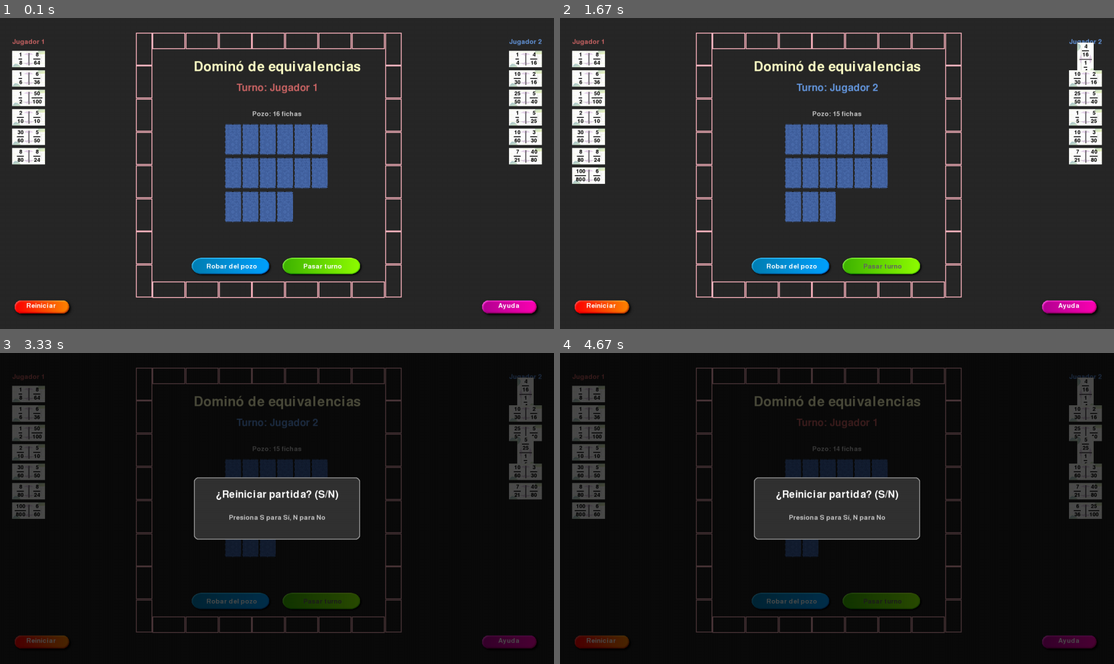
Above: before the commit, frames 1-4 (two rows, left to right).
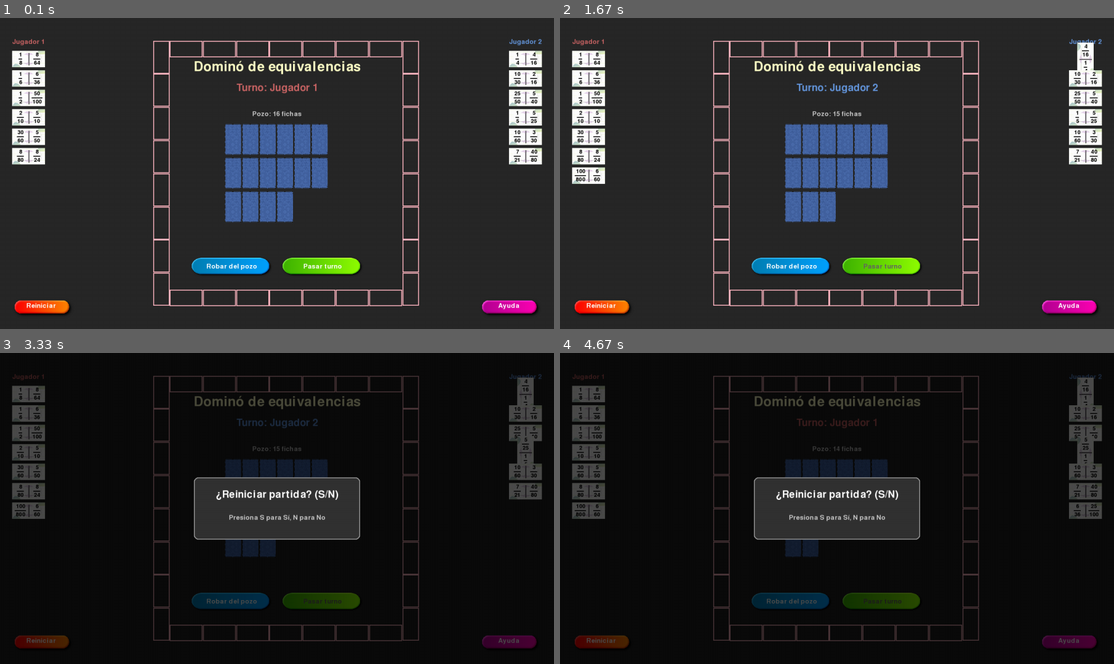
Above: after the commit, the same moments.

Repository: ernelopez/domino4
Game: pygame game, started from main.py
Same seed, same stepped clock (60 frames per second), same inputs: the game is played once before the commit and once after it.
Inputs (mouse positions are in pixels of both pictures, inside the frame that each line leads up to):
- Up to frame 1 (0.1 s): no input
- Up to frame 2 (1.67 s): press the mouse at (587, 77) at 0.37 s; move the mouse to (698, 83) at 0.47 s; release the mouse at (814, 89) at 0.6 s; press the mouse at (792, 266) at 0.7 s; move the mouse to (837, 251) at 0.8 s; release the mouse at (875, 238) at 0.93 s; click "Pasar turno" at 1.05 s; click "1" at 1.38 s
- Up to frame 3 (3.33 s): press the mouse at (509, 642) at 1.7 s; move the mouse to (299, 611) at 1.8 s; release the mouse at (88, 580) at 1.93 s; click "Reiniciar" at 2.05 s; click "1" at 2.38 s; press the mouse at (509, 642) at 3.2 s; move the mouse to (299, 530) at 3.3 s
- Up to frame 4 (4.67 s): release the mouse at (643, 415) at 3.43 s; click (803, 604) at 3.55 s; press the mouse at (881, 601) at 4.37 s; move the mouse to (853, 583) at 4.47 s; release the mouse at (831, 561) at 4.6 s

The runs differ from the first frame. In frame 1, 4.2% of the frame differs, in the area x 24-76%, y 4-93%; in frame 2, 4.2%; in frame 3, 3.1%; in frame 4, 3.1%.

Commit message:
centrado

Diff:
--- a/main.py
+++ b/main.py
@@ -122,6 +122,8 @@
         # Crear botones
         self.crear_botones()
 
+
+
     def recalcular_tamanos(self):
         """Recalcula todos los tamaños según la resolución actual"""
         BASE_ANCHO = 1200
@@ -207,6 +209,45 @@
 
     def calcular_offset_tablero(self):
         """Calcula el offset para centrar el tablero en la pantalla"""
+        # Offset fijo para centrar visualmente
+        # Si el tablero está corrido 50 píxeles a la izquierda, sumamos 50 al offset
+        # Ajustá este valor hasta que quede centrado
+
+        # Calculamos el offset base con el centro geométrico
+        min_x = float('inf')
+        max_x = float('-inf')
+        min_y = float('inf')
+        max_y = float('-inf')
+
+        for casilla in self.partida.tablero.casillas:
+            if casilla.x < min_x:
+                min_x = casilla.x
+            if casilla.x + LARGO_FICHA > max_x:
+                max_x = casilla.x + LARGO_FICHA
+            if casilla.y < min_y:
+                min_y = casilla.y
+            if casilla.y + ANCHO_FICHA > max_y:
+                max_y = casilla.y + ANCHO_FICHA
+
+        centro_x = (min_x + max_x) // 2
+        centro_y = (min_y + max_y) // 2
+
+        # Offset base
+        base_offset_x = self.ancho_pantalla // 2 - int(centro_x * self.escala)
+        base_offset_y = self.alto_pantalla // 2 - int(centro_y * self.escala)
+
+        # Ajuste manual (cambiá estos valores hasta que quede centrado)
+        ajuste_x = 40   # <--- Probá con 20, 40, 60, -20, -40
+        ajuste_y = 0
+
+        self.offset_tablero_x = base_offset_x + ajuste_x
+        self.offset_tablero_y = base_offset_y + ajuste_y
+
+        print(f"base_offset_x={base_offset_x}, ajuste_x={ajuste_x}, offset_x={self.offset_tablero_x}")
+
+    '''
+    def calcular_offset_tablero(self):
+        """Calcula el offset para centrar el tablero en la pantalla"""
         min_x = float('inf')
         max_x = float('-inf')
         min_y = float('inf')
@@ -231,6 +272,19 @@
         self.offset_tablero_x = self.ancho_pantalla // 2 - int(centro_tablero_x * self.escala)
         self.offset_tablero_y = self.alto_pantalla // 2 - int(centro_tablero_y * self.escala)
 
+        #============================================
+        # DEBUG - Agregar estos prints
+        # ============================================
+        print(f"min_x={min_x}, max_x={max_x}, centro_tablero_x={centro_tablero_x}")
+        print(f"ancho_pantalla={self.ancho_pantalla}, centro_pantalla={self.ancho_pantalla // 2}")
+        print(f"escala={self.escala}")
+
+        self.offset_tablero_x = self.ancho_pantalla // 2 - int(centro_tablero_x * self.escala)
+        self.offset_tablero_y = self.alto_pantalla // 2 - int(centro_tablero_y * self.escala)
+
+        print(f"offset_tablero_x={self.offset_tablero_x}, offset_tablero_y={self.offset_tablero_y}")
+        # ============================================
+'''
     def crear_botones(self):
         """Crea los botones de la interfaz"""
         self.botones = []
Not shown, changed: Mejoras
